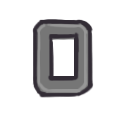
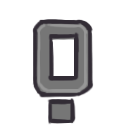
Comparing the layer stacks of the two 128 x 128 images. Changes:
added layer "Layer 6" above "Layer 5" over [47, 98, 76, 125]
added layer "Layer 5" above "Layer 4" over [51, 102, 73, 123]
